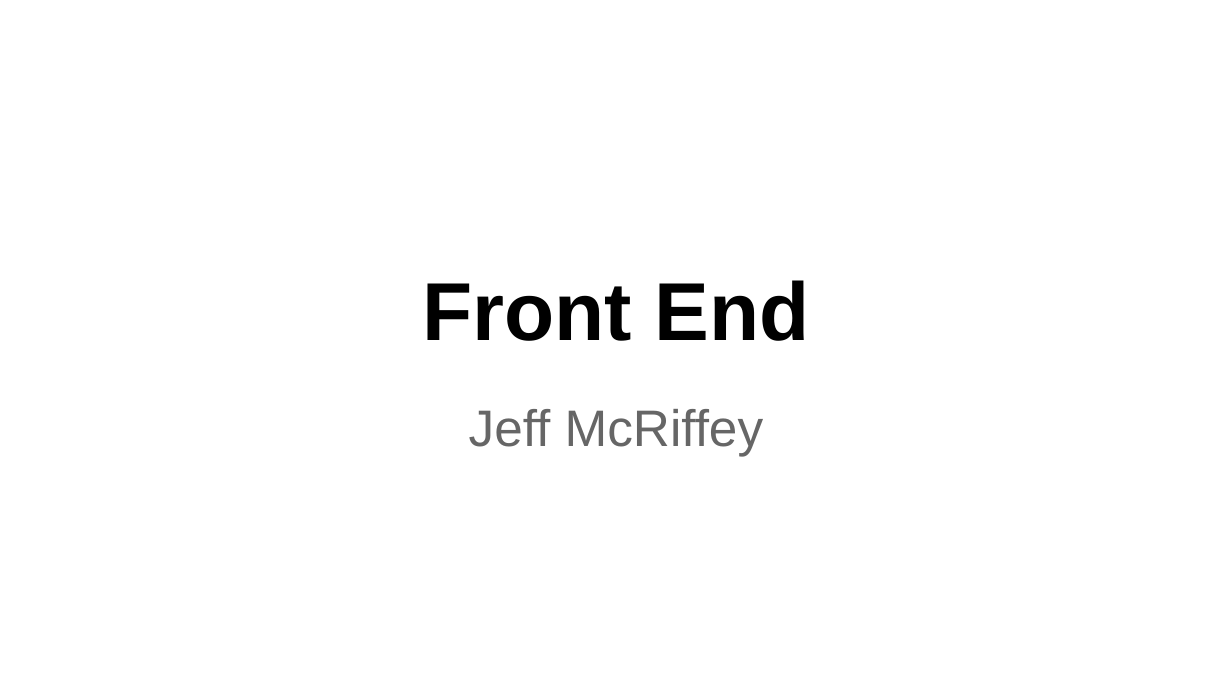
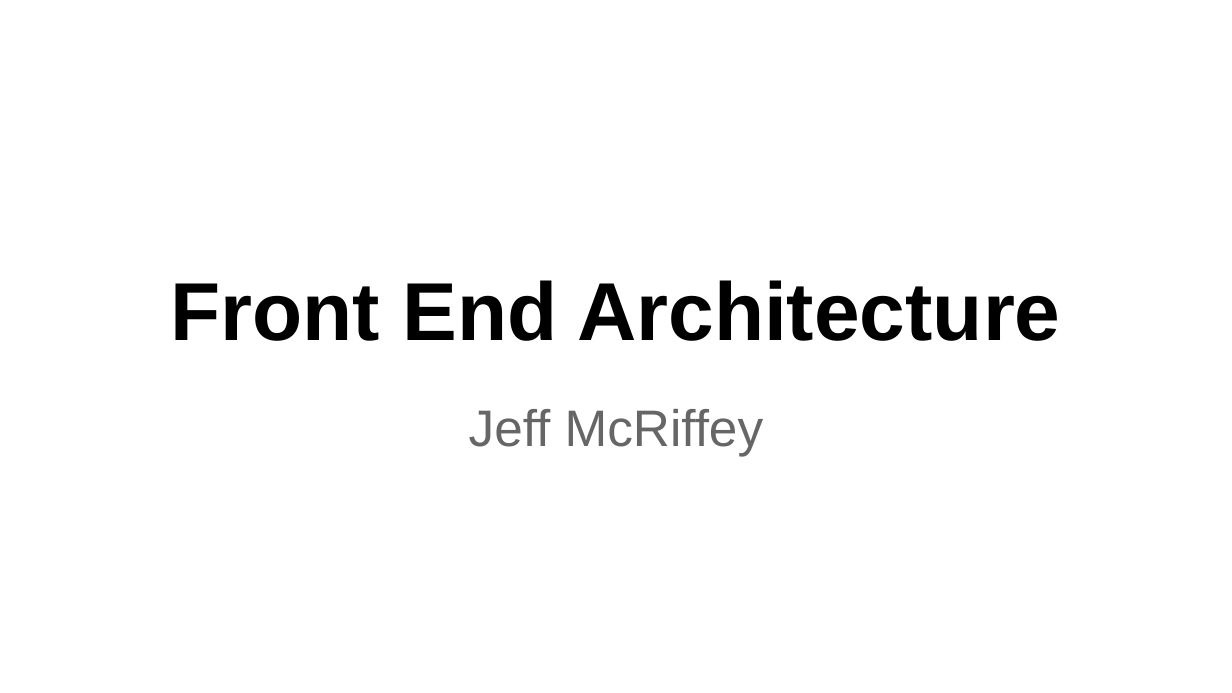
Before and after one commit to ambitioninc/ambition-pytennessee, a slide deck: slide 36 of slides/ambition_pytennessee.pptx. Drawn at 1232x693 pixels with LibreOffice and Linux fonts; fonts in the diff are those of the drawing. Boxes give left, top, right and bottom in pixels: in the first picture for what was removed or moved away, otherwise in the second. Text is boxed around its words. In the diff, an @@ line names an element or a change of style, - is before the commit and + after.

```diff
--- a/slides/ambition_pytennessee.pptx
+++ b/slides/ambition_pytennessee.pptx
@@ title at bbox=[170, 280, 1060, 341]: text changed @@
-Front End
+Front End Architecture
```
Also in this commit, not shown: 2 other slides changed, 1 other file.
